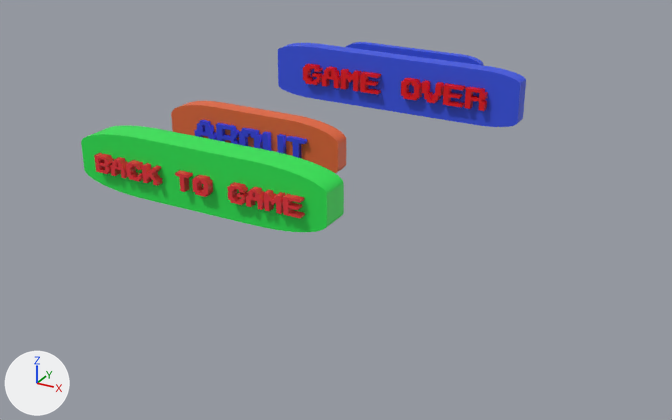
Renders of the glTF model public/misc/buttons.gltf from each side of a commit.
One viewpoint serves both versions: a 50 mm lens placed at (23.1, -44.2, 14.2), pointed at (5.7, -12.5, -1.6). The lights are fixed; the arrows at lower left show +X, +Y and +Z. Mesh edges are drawn as thin lines on the coarser meshes. Where no turn or scale is listed for an object, it has been applied to the vertices.

The first picture shows 'About', 'BTG', 'gameOver', 'start'.
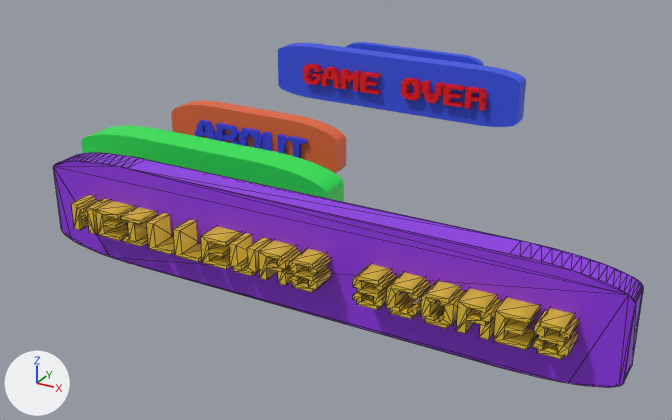
Patch to the scene script:
```diff
--- a/public/misc/buttons.gltf.py
+++ b/public/misc/buttons.gltf.py
@@ mat_material_011 @@
+mat_material_011 = principled_material('Material.011')
+mat_material_011.base_color = (0.8, 0.532, 0.033)  # yellow #e7c133
@@ mat_material_006 @@
+mat_material_006 = principled_material('Material.006')
+mat_material_006.base_color = (0.279, 0.0374, 0.8)  # purple #9036e7
@@ me_score @@
+me_score.from_pydata(...)  # 684 vertices, 1316 faces; spans x -1.6..19.6, y -0.5..1.4, z -1.4..2.4
+# faces by material slot: [1016, 300]
+me_score.materials.append(mat_material_011)  # yellow #e7c133
+me_score.materials.append(mat_material_006)  # purple #9036e7
@@ ob_score @@
+ob_score = bpy.data.objects.new('Score', me_score)
+ob_score.location = (0.0, -21.35, 0.0)
```

Changed parts and their boxes [x1, y1, x2, y2] in the pictures (672 x 420 px):
'Score', added (purple): after [53, 153, 644, 387]
    faces in mat_material_006 (purple #9036e7): [53, 153, 644, 387]
    faces in mat_material_011 (yellow #e7c133): [71, 195, 579, 359]
